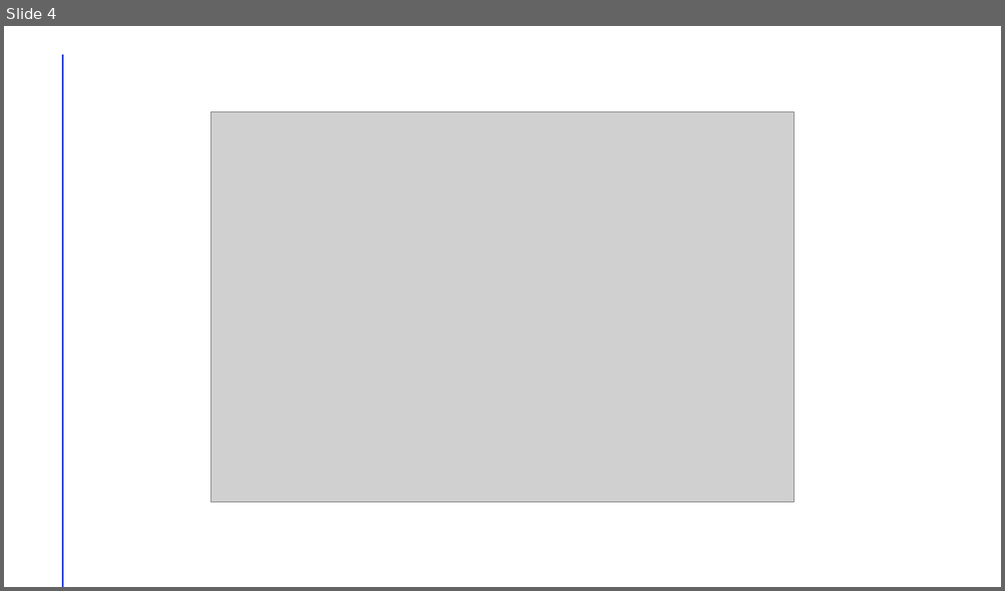
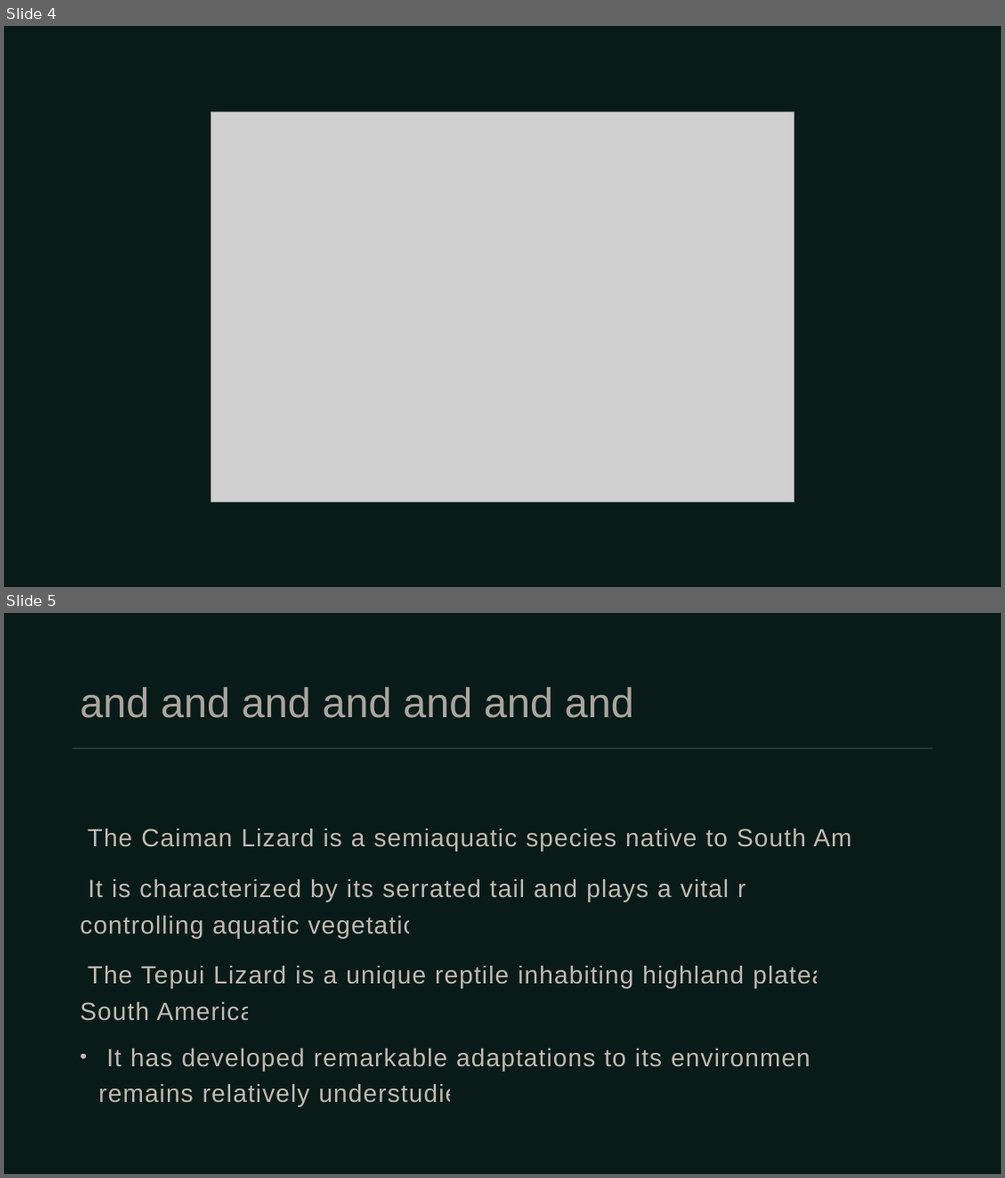
Before and after one commit to umarrasool15/Research2SlidesWebApp, a slide deck: src/main/resources/content/output/Lizards of South America.pptx. Shown one above the other, each under a label of ours: slide 4 before the commit, slides 4 and 5 after it. The pictures are 1005x591 and 1005x1178 pixels, drawn with LibreOffice and Linux fonts; fonts in the diff are those of the drawing; grey boxes stand for pictures. Boxes give left, top, right and bottom in pixels: in the first picture for what was removed or moved away, otherwise in the second. Text is boxed around its words. In the diff, an @@ line names an element or a change of style, - is before the commit and + after.

```diff
--- a/src/main/resources/content/output/Lizards of South America.pptx
+++ b/src/main/resources/content/output/Lizards of South America.pptx
@@ slide 5 added at (x1=4, y1=613, x2=1001, y2=1174), background #081B19 @@
@@ title added at (x1=80, y1=687, x2=634, y2=718), 40 pt, text #E2D4CA at 75% opacity @@
+and and and and and and and
@@ line added from (73, 748) to (933, 748), #415347 1.5 pt @@
@@ text added at (x1=80, y1=828, x2=918, y2=1106), 24 pt, text #E2D4CA at 85% opacity @@
+• The Caiman Lizard is a semiaquatic species native to South America.
+  It is characterized by its serrated tail and plays a vital role in controlling aquatic vegetation.
+  The Tepui Lizard is a unique reptile inhabiting highland plateaus in South America.
+  It has developed remarkable adaptations to its environment and remains relatively understudied.
@@ slide 4 changed as well @@
@@ background #FFFFFF to #081B19 @@
@@ line removed from (63, 55) to (63, 586) @@
```
Also in this commit, not shown: 5 other slides changed, 2 other slides added, 3 slides removed, 9 other files.
